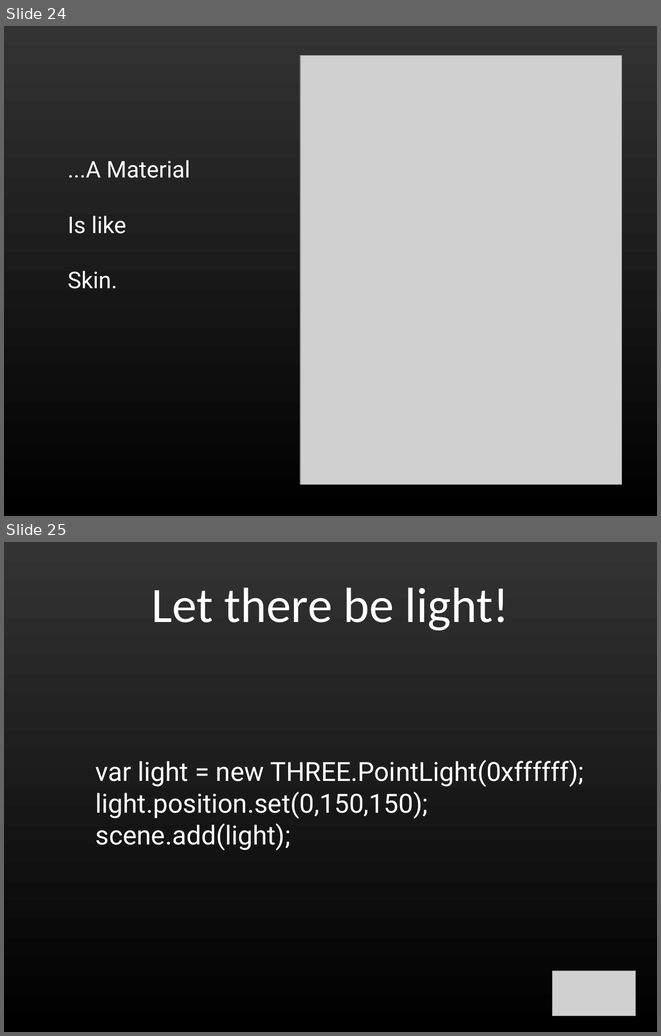
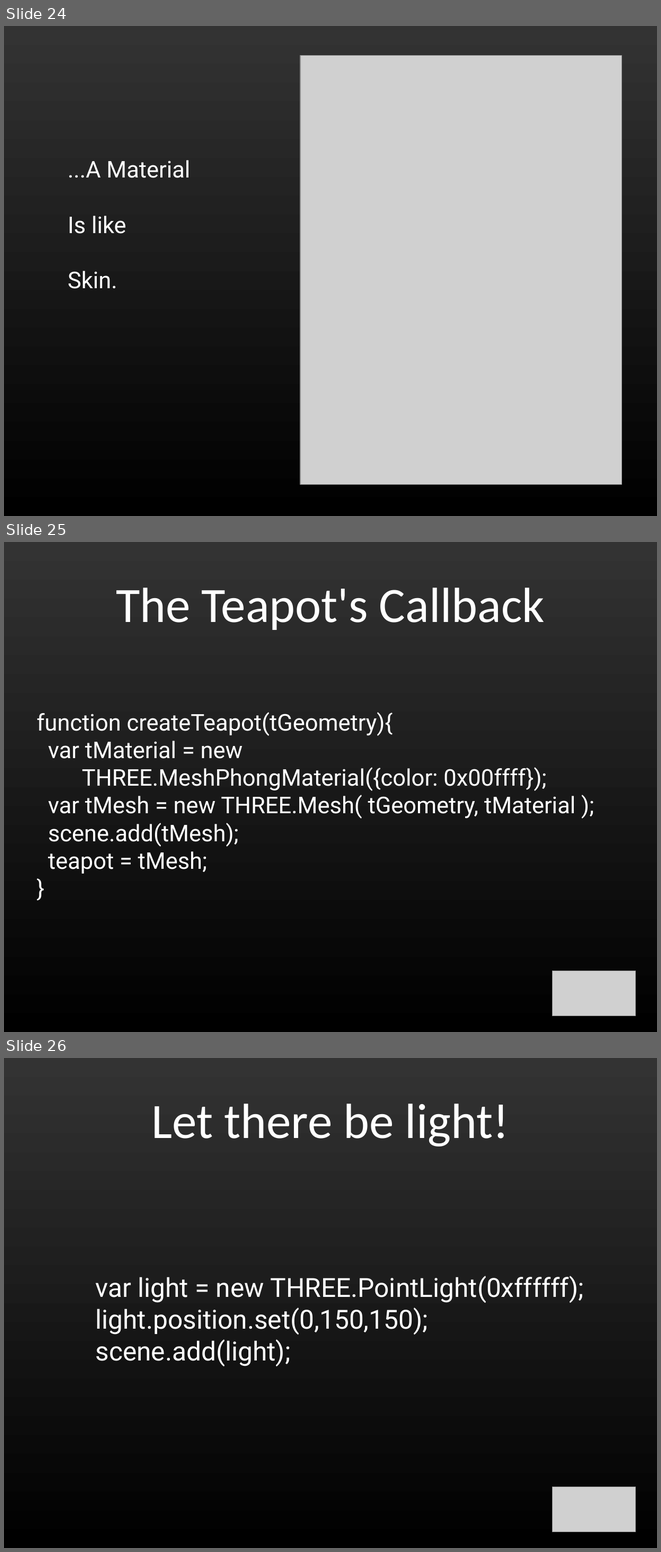
Before and after one commit to shegeek/teapots_can_fly, a slide deck: slides/teapots_can_fly-slides.odp. Shown one above the other, each under a label of ours: slides 24 and 25 before the commit, slides 24, 25 and 26 after it. The pictures are 661x1036 and 661x1552 pixels, drawn with LibreOffice and Linux fonts; fonts in the diff are those of the drawing; grey boxes stand for pictures. Boxes give left, top, right and bottom in pixels: in the first picture for what was removed or moved away, otherwise in the second. Text is boxed around its words. In the diff, an @@ line names an element or a change of style, - is before the commit and + after.

```diff
--- a/slides/teapots_can_fly-slides.odp
+++ b/slides/teapots_can_fly-slides.odp
@@ slide 25 added at (4,542,657,1032), background gradient #333333 to #000000 @@
@@ title added at (116,588,545,630), 60 pt, text #FFFFFF @@
+The Teapot's Callback
@@ subtitle added at (37,712,575,874), 28 pt, text #FFFFFF @@
+function createTeapot(tGeometry){
+var tMaterial = new
+THREE.MeshPhongMaterial({color: 0x00ffff});
+var tMesh = new THREE.Mesh( tGeometry, tMaterial );
+scene.add(tMesh);
+teapot = tMesh;
+}
@@ picture added at (552,971,636,1016) @@
@@ what was slide 25 is now slide 26 @@
```
Also in this commit, not shown: 6 slides changed, 3 other slides added, 2 other files.
